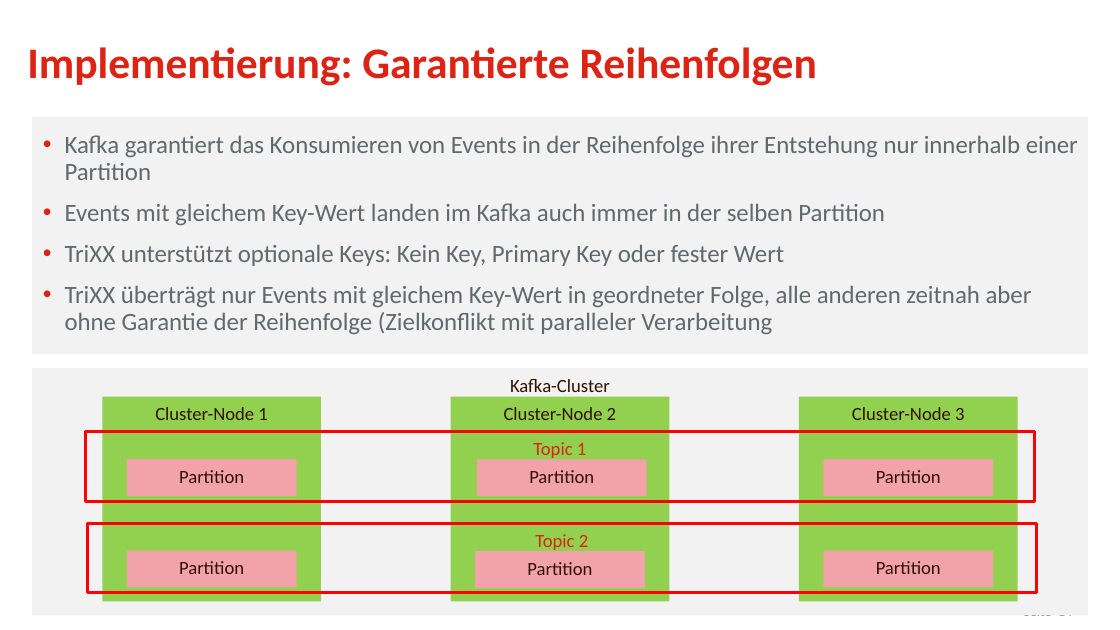
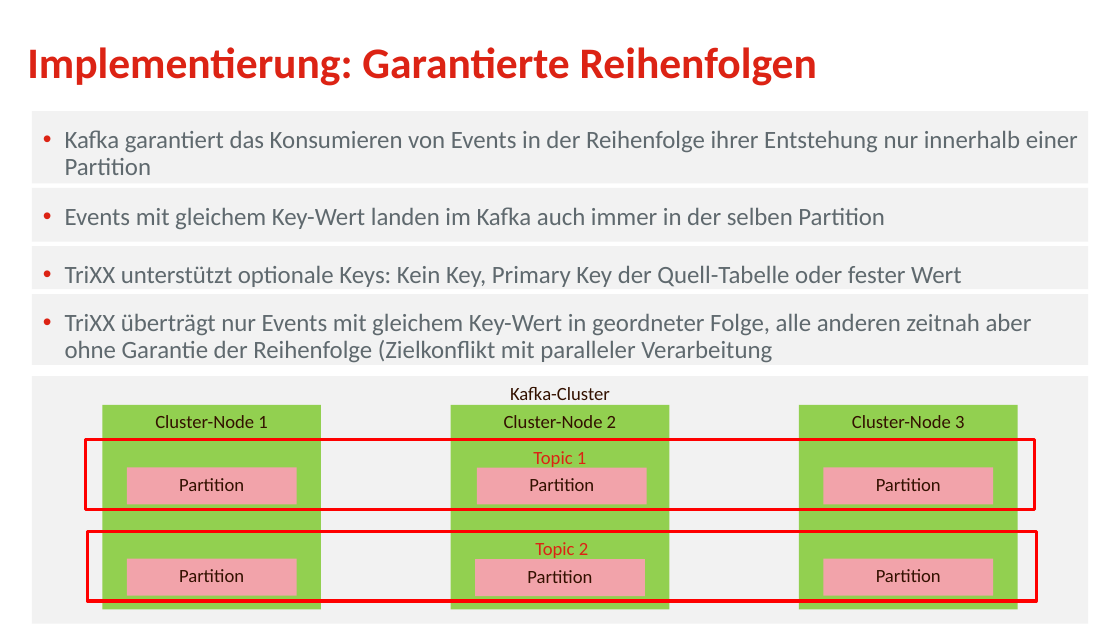
Before and after one commit to osp-ottogroup/movex-cdc, a slide deck: slide 14 of doc/2020-09_TriXX_Otto_QConf.pptx. Drawn at 1120x630 pixels with LibreOffice and Linux fonts; fonts in the diff are those of the drawing; background and template pictures are left out. Boxes give left, top, right and bottom in pixels: in the first picture for what was removed or moved away, otherwise in the second. Text is boxed around its words. In the diff, an @@ line names an element or a change of style, - is before the commit and + after.

```diff
--- a/doc/2020-09_TriXX_Otto_QConf.pptx
+++ b/doc/2020-09_TriXX_Otto_QConf.pptx
@@ rectangle "Kafka garantiert das Konsumieren von ...": place and size @@
-rectangle "Kafka garantiert das Konsumieren von ..." at bbox=[31, 116, 1088, 354]
+rectangle "Kafka garantiert das Konsumieren von ..." at bbox=[31, 111, 1088, 184]
@@ rectangle added at bbox=[31, 188, 1088, 242], fill #F2F2F2, 16 pt, text #5F696E @@
+• Events mit gleichem Key-Wert landen im Kafka auch immer in der selben Partition
@@ text in rectangle at bbox=[65, 203, 1032, 334]: paragraphs removed @@
-• Events mit gleichem Key-Wert landen im Kafka auch immer in der selben Partition
-• TriXX unterstützt optionale Keys: Kein Key, Primary Key oder fester Wert
-• TriXX überträgt nur Events mit gleichem Key-Wert in geordneter Folge, alle anderen zeitnah aber ohne Garantie der Reihenfolge (Zielkonflikt mit paralleler Verarbeitung
@@ rectangle added at bbox=[31, 246, 1088, 289], fill #F2F2F2, 16 pt, text #5F696E @@
+• TriXX unterstützt optionale Keys: Kein Key, Primary Key der Quell-Tabelle oder fester Wert
@@ rectangle added at bbox=[31, 295, 1088, 365], fill #F2F2F2, 16 pt, text #5F696E @@
+• TriXX überträgt nur Events mit gleichem Key-Wert in geordneter Folge, alle anderen zeitnah aber ohne Garantie der Reihenfolge (Zielkonflikt mit paralleler Verarbeitung
@@ 12 rectangles: place and size @@
-12 rectangles at bbox=[31, 367, 1088, 615]
+12 rectangles at bbox=[31, 376, 1088, 624]
```
Also in this commit, not shown: 9 other slides changed.
